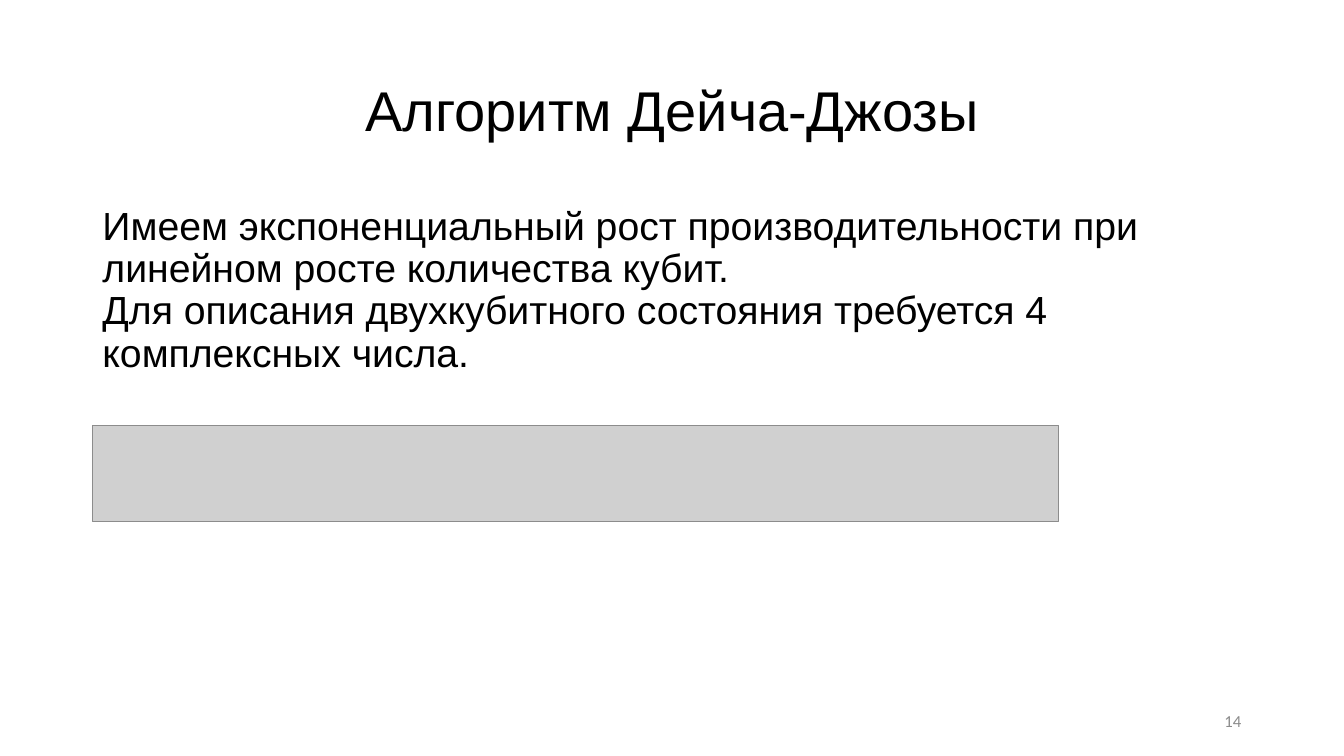
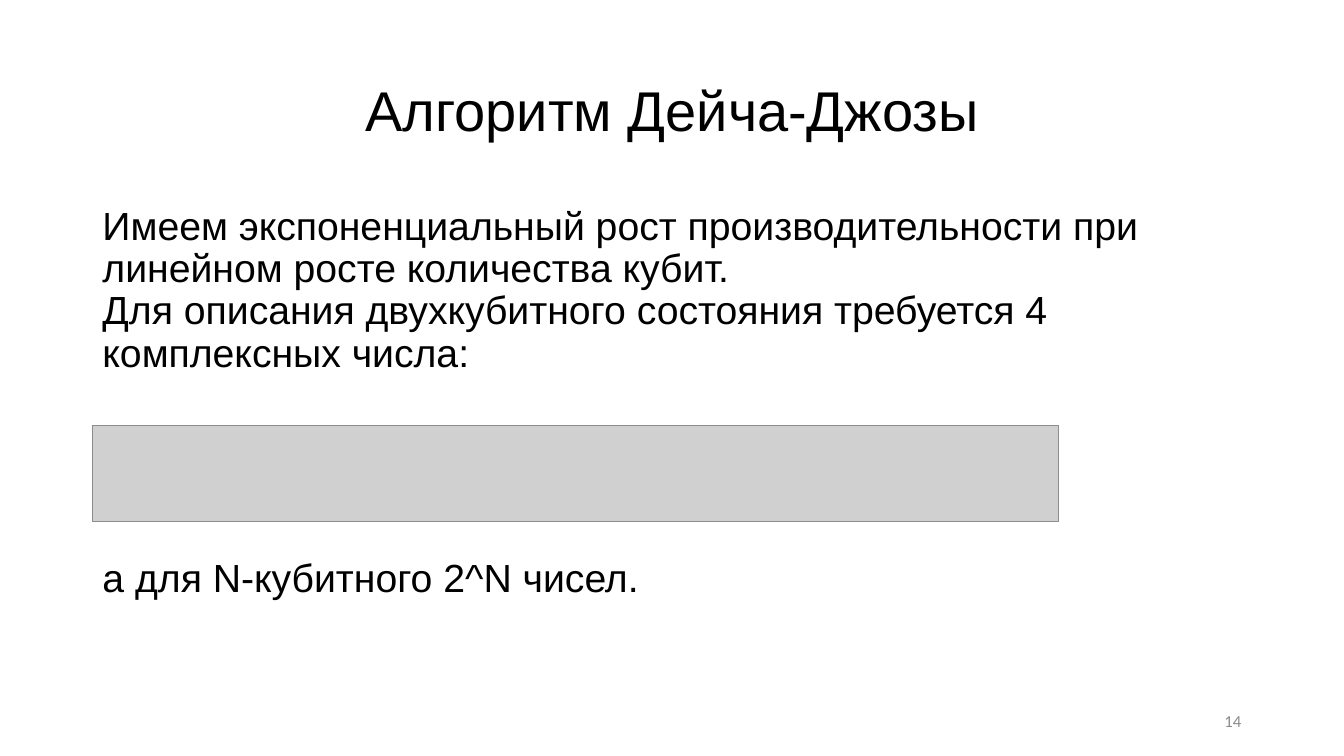
Before and after one commit to R0manych/Diploma2019, a slide deck: slide 14 of Черниговских 2к 14гр.pptx. Drawn at 1344x756 pixels with LibreOffice and Linux fonts; fonts in the diff are those of the drawing; grey boxes stand for pictures. Boxes give left, top, right and bottom in pixels: in the first picture for what was removed or moved away, otherwise in the second. Text is boxed around its words. In the diff, an @@ line names an element or a change of style, - is before the commit and + after.

```diff
--- a/Черниговских 2к 14гр.pptx
+++ b/Черниговских 2к 14гр.pptx
@@ text at <box>102,211,1138,600</box>: text changed @@
-Имеем экспоненциальный рост производительности при линейном росте количества кубит.
-Для описания двухкубитного состояния требуется 4 комплексных числа.
+Имеем экспоненциальный рост производительности при линейном росте количества кубит.
+Для описания двухкубитного состояния требуется 4 комплексных числа:
+а для N-кубитного 2^N чисел.
```
Also in this commit, not shown: 6 other slides changed, 17 other files.
